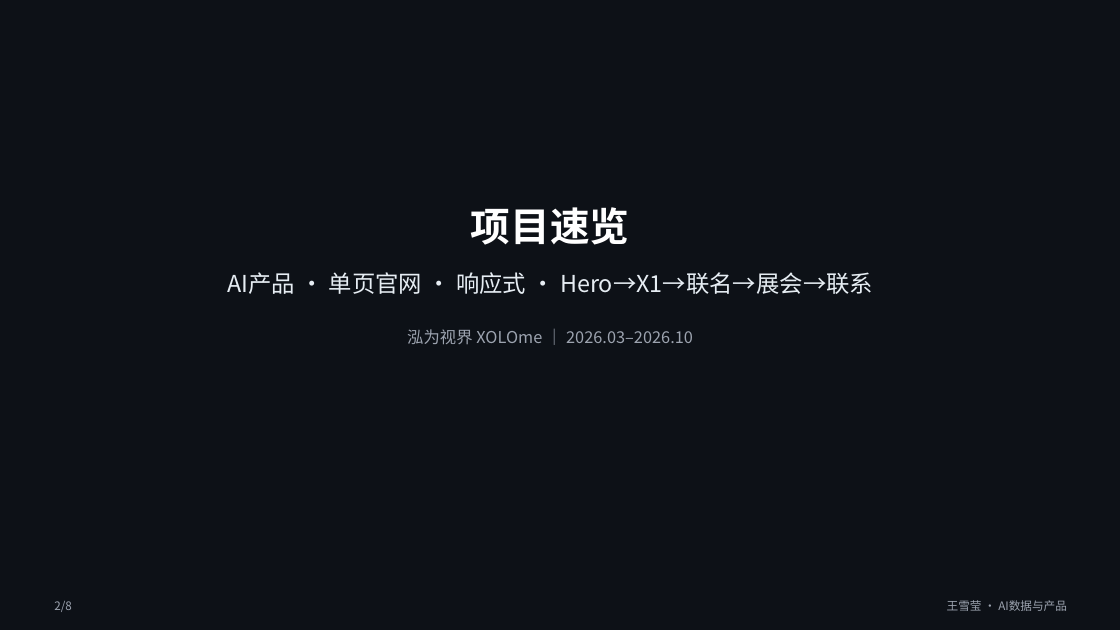
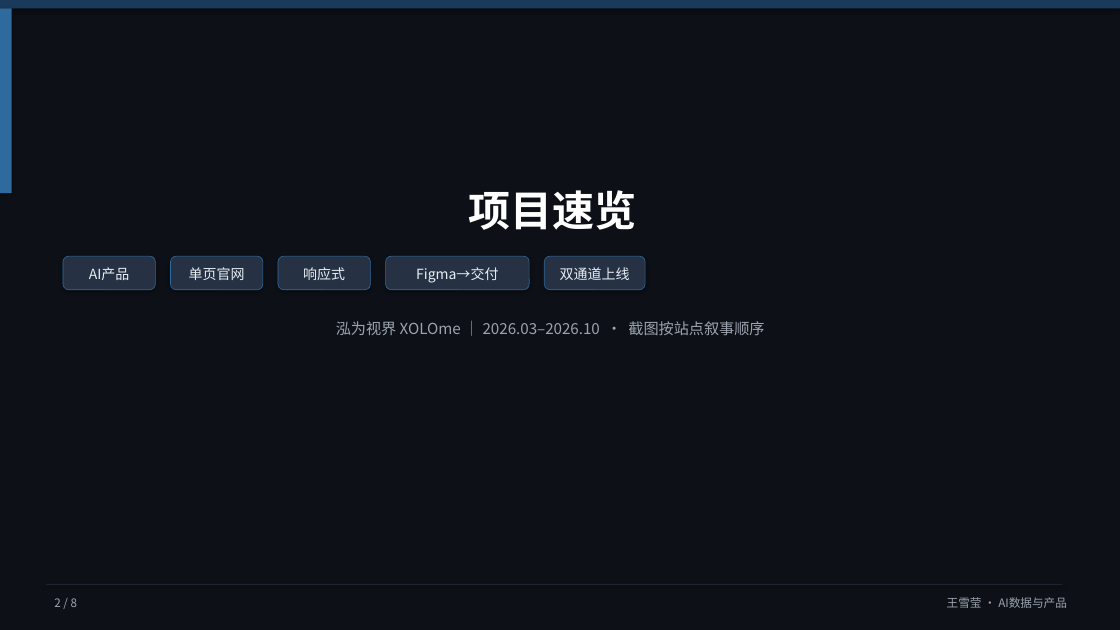
Before and after one commit to HSDCT1230/hsdct, a slide deck: slide 2 of portfolio/xolome-portfolio.pptx. Drawn at 1120x630 pixels with LibreOffice and Linux fonts; fonts in the diff are those of the drawing. Boxes give left, top, right and bottom in pixels: in the first picture for what was removed or moved away, otherwise in the second. Text is boxed around its words. In the diff, an @@ line names an element or a change of style, - is before the commit and + after.

```diff
--- a/portfolio/xolome-portfolio.pptx
+++ b/portfolio/xolome-portfolio.pptx
@@ rectangle added at (0, 0, 1120, 8), fill #1A3A5C @@
@@ rectangle added at (0, 8, 12, 193), fill #2E6A9E @@
@@ text "项目速览": place and size @@
-text "项目速览" at (471, 207, 629, 245)
+text "项目速览" at (469, 190, 637, 230)
@@ text "项目速览" at (469, 190, 637, 230): size 34 to 36 pt @@
@@ rounded rectangle added at (63, 256, 155, 290), fill #263244, outline #2E6A9E 0.5 pt @@
@@ text added at (89, 267, 130, 280), 12 pt, text #E6EDF3 @@
+AI产品
@@ rounded rectangle added at (171, 256, 263, 290), fill #263244, outline #2E6A9E 0.5 pt @@
@@ text added at (189, 267, 245, 280), 12 pt, text #E6EDF3 @@
+单页官网
@@ rounded rectangle added at (278, 256, 371, 290), fill #263244, outline #2E6A9E 0.5 pt @@
@@ text added at (303, 267, 345, 280), 12 pt, text #E6EDF3 @@
+响应式
@@ rounded rectangle added at (386, 256, 529, 290), fill #263244, outline #2E6A9E 0.5 pt @@
@@ text added at (416, 267, 498, 283), 12 pt, text #E6EDF3 @@
+Figma→交付
@@ rounded rectangle added at (544, 256, 645, 290), fill #263244, outline #2E6A9E 0.5 pt @@
@@ text added at (560, 267, 630, 280), 12 pt, text #E6EDF3 @@
+双通道上线
@@ text removed at (227, 272, 873, 294) @@
-AI产品 · 单页官网 · 响应式 · Hero→X1→联名→展会→联系
@@ text at (336, 321, 764, 335): text changed; size 14 to 13 pt @@
-泓为视界 XOLOme ｜ 2026.03–2026.10
+泓为视界 XOLOme ｜ 2026.03–2026.10 · 截图按站点叙事顺序
@@ rectangle added at (46, 584, 1063, 585), fill #1C2430 @@
@@ text at (54, 598, 77, 607): spaces changed @@
-2/8
+2 / 8
```
Also in this commit, not shown: 7 other slides changed, 1 other file.
